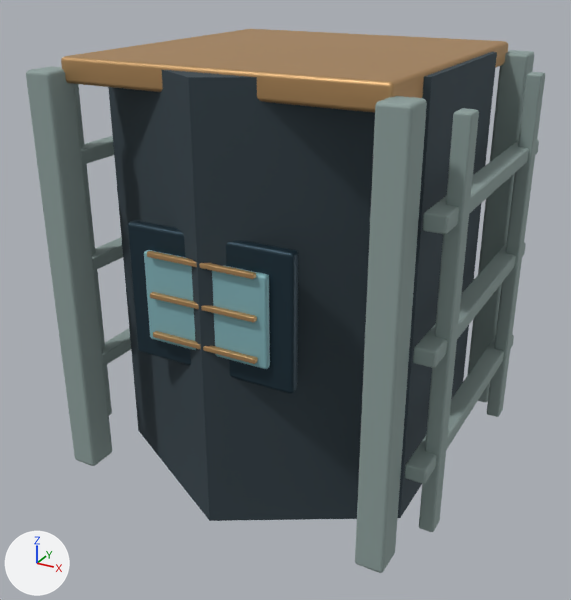
What one commit did to the Blender file tools/godot-campaign/structure-art/blend/receiver-top-0.blend.
Before and after are seen from a 50 mm camera at (0.841, -1.605, 1.186) aimed at (-0.013, -0.052, 0.41). The axes (+X, +Y, +Z) are drawn at lower left. The lights are the same throughout. The first picture is the older version.

Objects in the first picture: 'receiver_0', 'receiver_1', 'receiver_2', 'receiver_3', 'receiver_4'.
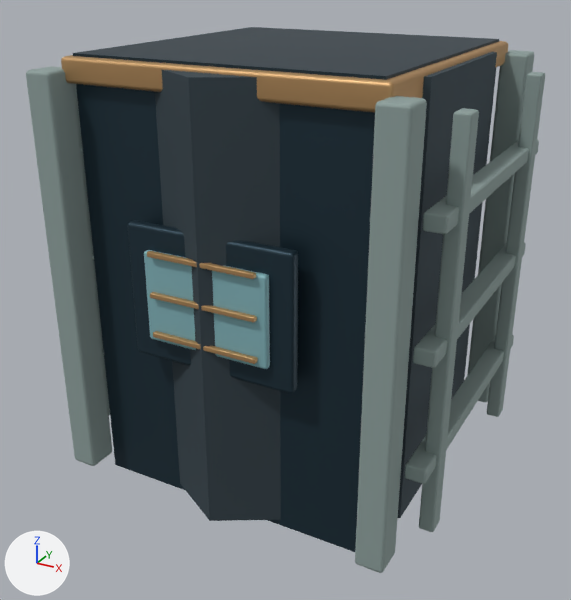
Diff of the bpy script that builds the scene:
```diff
--- a/tools/godot-campaign/structure-art/blend/receiver-top-0.blend.py
+++ b/tools/godot-campaign/structure-art/blend/receiver-top-0.blend.py
@@ me_cube_002 @@
 # used by ob_receiver_2; location = (0.0, 0.0, 0.0); rotation_euler = (1.571, 0.0, 0.0), in degrees (90, 0, 0)
-me_cube_002.from_pydata(...)  # 112 vertices, 108 faces; spans x -0.195..0.195, y 0.38..0.68, z -0.402..0.402
+me_cube_002.from_pydata(...)  # 120 vertices, 114 faces; spans x -0.34..0.34, y 0.0..1.0, z -0.402..0.402
+# me_cube_002 part 1: a new loose piece, a box spanning x -0.34..0.34, y 0.0..1.0, z -0.35..0.35, in mat_receiver_2 (dark blue #263c48)
 me_cube_002.materials.append(mat_receiver_2)
```

What differs and where, as boxes (x1, y1, x2, y2) in the pictures (571 x 600 px):
'receiver_2', reshaped: before (127, 220, 298, 393); after (73, 27, 499, 552)
part 1 of me_cube_002, added (dark blue): after (73, 27, 499, 552)
